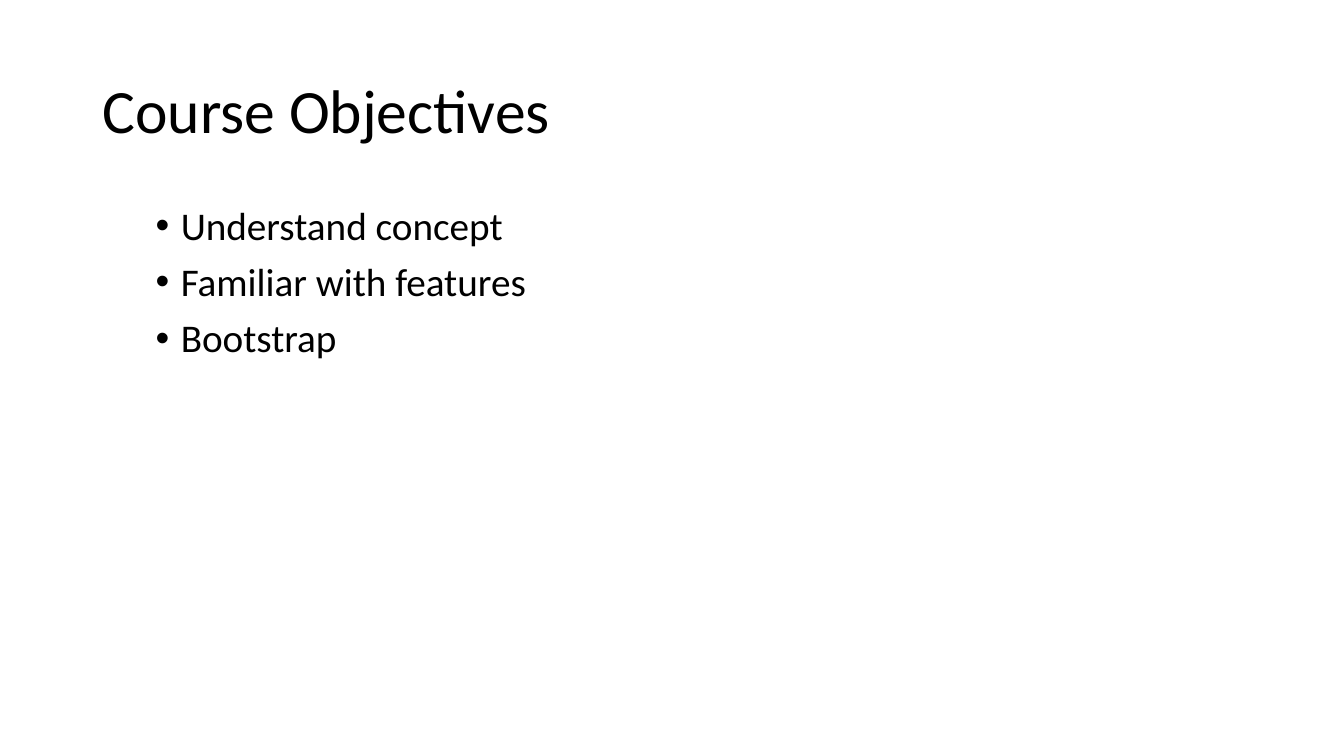
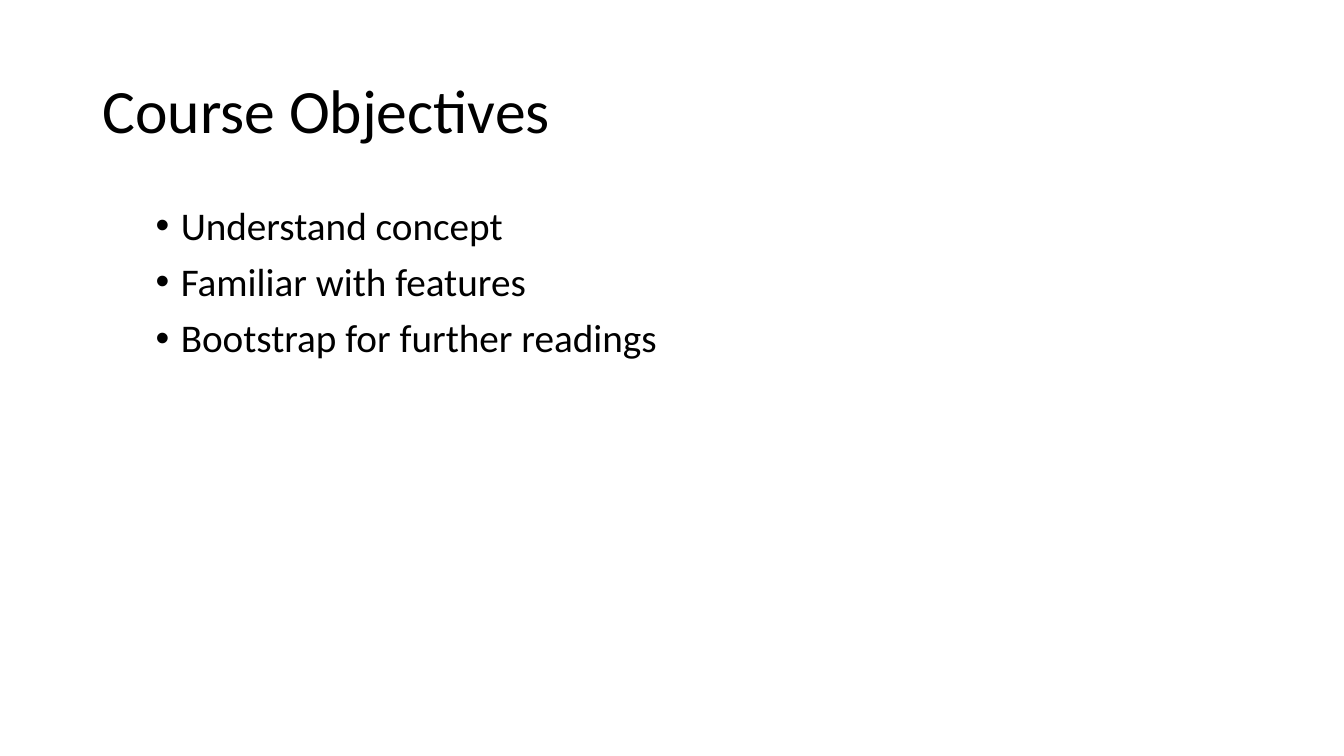
Before and after one commit to maowmaow/html-lab, a slide deck: slide 2 of HTML5.pptx. Drawn at 1344x756 pixels with LibreOffice and Linux fonts; fonts in the diff are those of the drawing. Boxes give left, top, right and bottom in pixels: in the first picture for what was removed or moved away, otherwise in the second. Text is boxed around its words. In the diff, an @@ line names an element or a change of style, - is before the commit and + after.

```diff
--- a/HTML5.pptx
+++ b/HTML5.pptx
@@ text at [181, 324, 656, 359]: text changed @@
-• Bootstrap
+• Bootstrap for further readings
```
Also in this commit, not shown: 7 other slides changed, 9 slides added, 2 slides removed, 20 other files.
